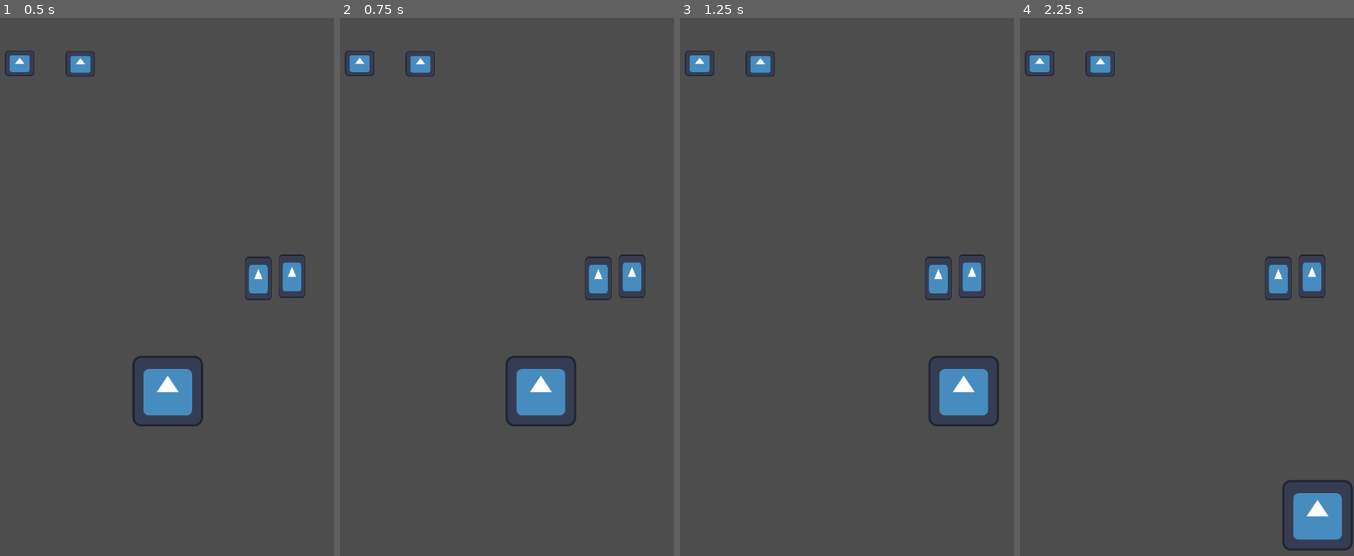
Above: before the commit, frames 1-4 (left to right).
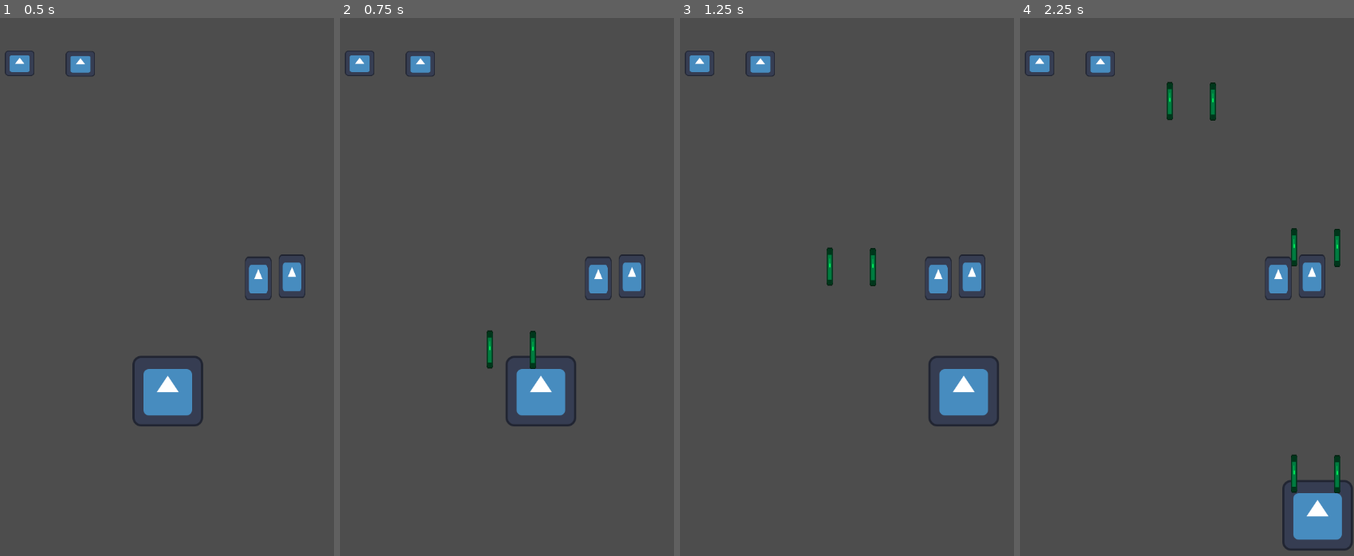
Above: after the commit, the same moments.

Repository: 1he0ne/FuelBurningII
Game: Godot game, scene res://level/level.tscn
The game is run twice, just before and just after one commit, with the same random seed, the same clock (stepped at 60 frames per second) and the same inputs. The engine's default icon, where the game draws it, is replaced by a stand-in: a white triangle on a blue panel in a dark square.
Inputs:
- Up to frame 1 (0.5 s): no input
- Up to frame 2 (0.75 s): tap Enter at 0.5 s; hold Right (ui_right) from 0.53 s (still down); hold Q (fire_weapon, bound only after the commit) from 0.53 s (still down)
- Up to frame 3 (1.25 s): keep holding Right (ui_right); keep holding Q (fire_weapon, bound only after the commit)
- Up to frame 4 (2.25 s): release Right (ui_right) at 1.28 s; release Q (fire_weapon, bound only after the commit) at 1.28 s; hold Down (ui_down) 1.28-2.03 s; tap Q (fire_weapon, bound only after the commit) at 1.35 s; hold Right (ui_right) from 2.03 s (still down); hold Q (fire_weapon, bound only after the commit) from 2.03 s (still down)

Frame 1 is identical in both runs. In frame 2, 0.3% of the frame differs, in the area x 43-59%, y 57-66%; in frame 3, 0.3%; in frame 4, 0.8%, in the area x 43-96%, y 11-89%.

Commit message:
feat: add player shoot projectile

Diff:
--- a/autofire_gun/bullet/bullet.tscn
+++ b/autofire_gun/bullet/bullet.tscn
@@ -1,10 +1,10 @@
 [gd_scene load_steps=3 format=3 uid="uid://dlyemo4h8hs4v"]
 
-[ext_resource type="Script" path="res://autofire_gun/bullet/Bullet.gd" id="1_8ocn5"]
+[ext_resource type="Script" path="res://autofire_gun/bullet/bullet.gd" id="1_u105v"]
 [ext_resource type="Texture2D" uid="uid://d1cndmld61k4q" path="res://icon.svg" id="2_7x35t"]
 
 [node name="Bullet" type="Node2D"]
-script = ExtResource("1_8ocn5")
+script = ExtResource("1_u105v")
 
 [node name="Sprite2D" type="Sprite2D" parent="."]
 modulate = Color(1, 1, 0.337255, 1)
--- a/character/character.tscn
+++ b/character/character.tscn
@@ -1,10 +1,24 @@
-[gd_scene load_steps=3 format=3 uid="uid://bw6tylxvq44yt"]
+[gd_scene load_steps=6 format=3 uid="uid://bw6tylxvq44yt"]
 
 [ext_resource type="Script" path="res://character/character.gd" id="1_iajnt"]
 [ext_resource type="Texture2D" uid="uid://d1cndmld61k4q" path="res://icon.svg" id="1_kdy08"]
+[ext_resource type="Script" path="res://character/fire_player_guns.gd" id="3_dyaye"]
+[ext_resource type="PackedScene" uid="uid://b3yyuo0md5ojv" path="res://autofire_gun/node_spawner/node_spawner.tscn" id="3_rep5q"]
+[ext_resource type="PackedScene" uid="uid://lcddkaa0xg42" path="res://character/player_bullet.tscn" id="5_r8dlp"]
 
 [node name="Character" type="CharacterBody2D"]
 script = ExtResource("1_iajnt")
 
 [node name="Sprite2D" type="Sprite2D" parent="."]
 texture = ExtResource("1_kdy08")
+
+[node name="FirePlayerGuns" type="Node2D" parent="."]
+script = ExtResource("3_dyaye")
+
+[node name="NodeSpawner" parent="FirePlayerGuns" instance=ExtResource("3_rep5q")]
+position = Vector2(-38, -50)
+nodeScene = ExtResource("5_r8dlp")
+
+[node name="NodeSpawner2" parent="FirePlayerGuns" instance=ExtResource("3_rep5q")]
+position = Vector2(40, -49)
+nodeScene = ExtResource("5_r8dlp")
--- /dev/null
+++ b/character/fire_player_guns.gd
@@ -0,0 +1,11 @@
+extends Node2D
+## Spawns the player bullets
+##
+## Calls all children to fire bullets on player input
+
+
+# Called when the node enters the scene tree for the first time.
+func _input(event: InputEvent) -> void:
+	if event.is_action_pressed("fire_weapon"):
+		for gun in get_children():
+			gun._spawn_node()
--- /dev/null
+++ b/character/player_bullet.tscn
@@ -0,0 +1,9 @@
+[gd_scene load_steps=2 format=3 uid="uid://lcddkaa0xg42"]
+
+[ext_resource type="PackedScene" uid="uid://dlyemo4h8hs4v" path="res://autofire_gun/bullet/bullet.tscn" id="1_au67w"]
+
+[node name="PlayerBullet" instance=ExtResource("1_au67w")]
+velocity = Vector2(0, -5)
+
+[node name="Sprite2D" parent="." index="0"]
+modulate = Color(0, 0.886275, 0.333333, 1)
--- a/project.godot
+++ b/project.godot
@@ -50,6 +50,12 @@
 , Object(InputEventKey,"resource_local_to_scene":false,"resource_name":"","device":-1,"window_id":0,"alt_pressed":false,"shift_pressed":false,"ctrl_pressed":false,"meta_pressed":false,"pressed":false,"keycode":0,"physical_keycode":83,"key_label":0,"unicode":115,"echo":false,"script":null)
 ]
 }
+fire_weapon={
+"deadzone": 0.5,
+"events": [Object(InputEventKey,"resource_local_to_scene":false,"resource_name":"","device":-1,"window_id":0,"alt_pressed":false,"shift_pressed":false,"ctrl_pressed":false,"meta_pressed":false,"pressed":false,"keycode":0,"physical_keycode":81,"key_label":0,"unicode":113,"echo":false,"script":null)
+, Object(InputEventKey,"resource_local_to_scene":false,"resource_name":"","device":-1,"window_id":0,"alt_pressed":false,"shift_pressed":false,"ctrl_pressed":false,"meta_pressed":false,"pressed":false,"keycode":0,"physical_keycode":32,"key_label":0,"unicode":32,"echo":false,"script":null)
+]
+}
 
 [rendering]
 
Renamed: autofire_gun/bullet/Bullet.gd -> autofire_gun/bullet/bullet.gd
